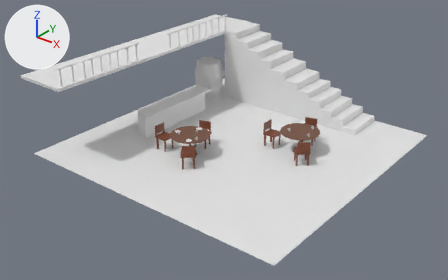
A saved change to the Blender file Source Art/Mugs.blend.
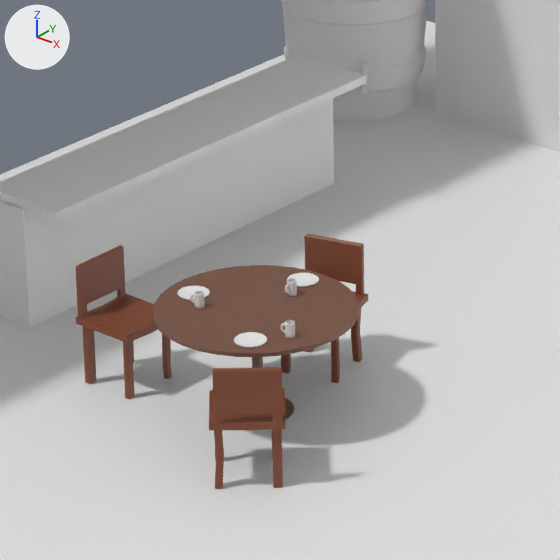
The first picture shows the older version from a camera (50 mm lens) standing at (357.0, -469.0, 291.0) and looking at (-1.0, -22.0, 14.0). The close-ups show both versions on the part from 31% to 56% of the width and 27% to 65% of the height of that picture. Lighting does not change. The marker at upper left points along +X, +Y and +Z.
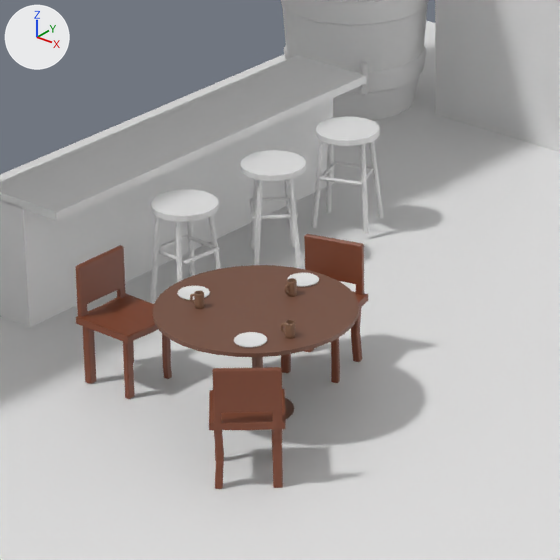
Where the change shows, as pixel boxes [x1, y1, x2, y2] in the close-ups (560 x 560 px):
'Torus.006', added
    after: [150, 189, 221, 304]
'Torus.001', added
    after: [312, 116, 383, 234]
'Torus.003', added
    after: [240, 150, 306, 269]
'Torus.002', recoloured (white to brown)
    both: [281, 320, 295, 338]
'Torus.005', recoloured (white to brown)
    both: [190, 291, 205, 309]
'Torus.004', recoloured (white to brown)
    both: [285, 278, 297, 296]

Patch to the scene script:
```diff
--- a/Source Art/Mugs.blend.py
+++ b/Source Art/Mugs.blend.py
@@ mat_material_001 @@
 mat_material_001 = principled_material('Material.001')
-mat_material_001.base_color = (0.8, 0.8, 0.8)  # white #e7e7e7
+mat_material_001.base_color = (0.278, 0.152, 0.0905)  # brown #906d55
@@ me_torus_004 @@
+me_torus_004.from_pydata(...)  # 200 vertices, 120 faces; spans x -1.22..1.23, y -1.13..1.18, z -1.78..1.55
@@ ob_torus_006 @@
+ob_torus_006 = bpy.data.objects.new('Torus.006', me_torus_004)
+ob_torus_006.location = (-68.0, -20.6, 13.6)
+ob_torus_006.rotation_euler = (0.0, 0.0, 2.276)  # degrees (0, 0, 130)
+ob_torus_006.scale = (6.85, 6.85, 6.85)
@@ ob_torus_003 @@
+ob_torus_003 = bpy.data.objects.new('Torus.003', me_torus_004.copy())
+ob_torus_003.location = (-68.0, 7.2, 13.6)
+ob_torus_003.rotation_euler = (0.0, 0.0, -0.0186)  # degrees (0, 0, -1.1)
+ob_torus_003.scale = (6.85, 6.85, 6.85)
@@ ob_torus_001 @@
+ob_torus_001 = bpy.data.objects.new('Torus.001', me_torus_004.copy())
+ob_torus_001.location = (-68.0, 32.2, 13.6)
+ob_torus_001.rotation_euler = (0.0, 0.0, 1.145)  # degrees (0, 0, 66)
+ob_torus_001.scale = (6.85, 6.85, 6.85)
```
